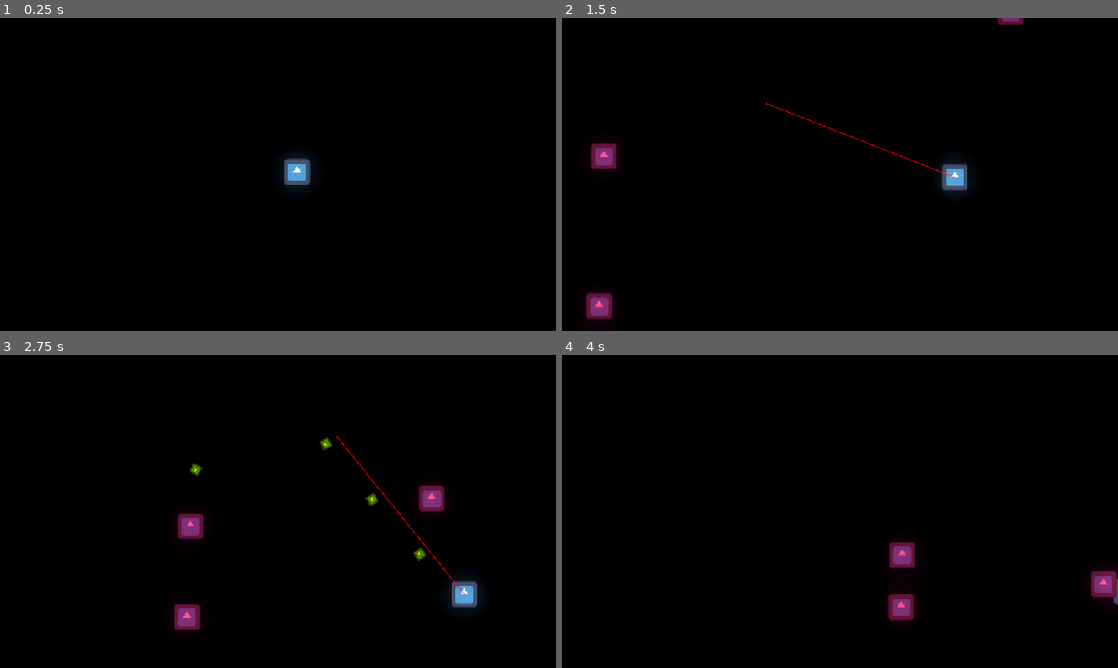
Above: before the commit, frames 1-4 (two rows, left to right).
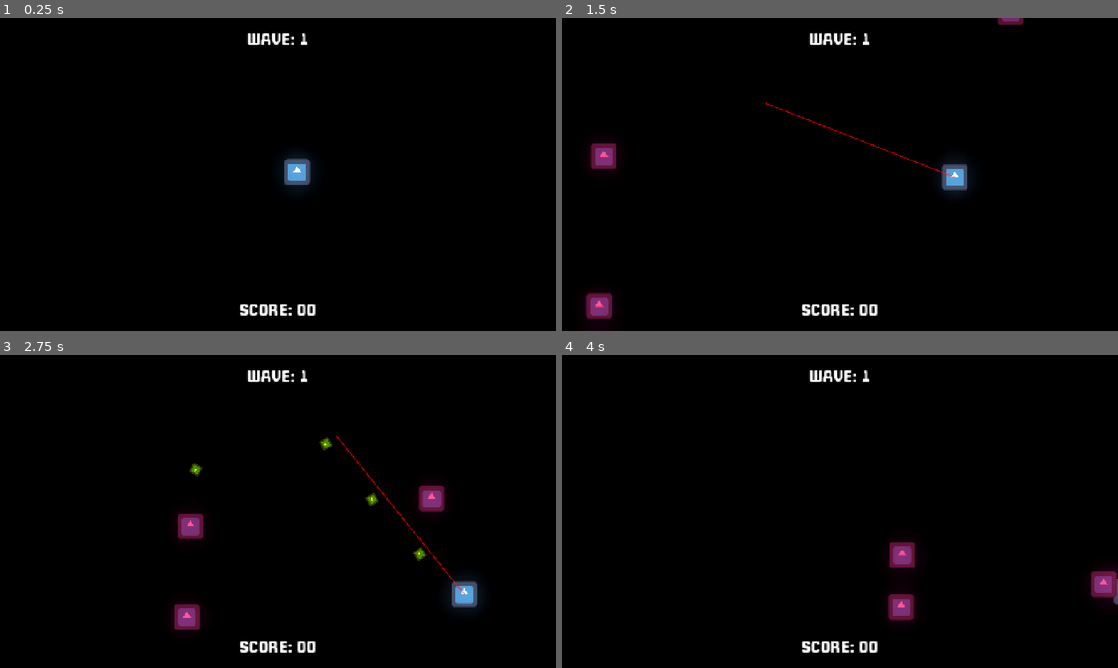
Above: after the commit, the same moments.

Repository: tarsight/01
Game: Godot game, scene res://scenes/arena.tscn
Same seed, same stepped clock (60 frames per second), same inputs: the game is played once before the commit and once after it. The engine's default icon, where the game draws it, is replaced by a stand-in: a white triangle on a blue panel in a dark square.
Inputs (mouse positions are in pixels of both pictures, inside the frame that each line leads up to):
- Up to frame 1 (0.25 s): no input
- Up to frame 2 (1.5 s): tap Enter at 0.5 s; move the mouse to (962, 158) at 0.52 s; hold D (moveRight) 0.53-1.28 s; tap L (fireMode) at 0.6 s; move the mouse to (728, 190) at 1.27 s; hold S (moveDown) from 1.28 s (still down); tap W (moveTop) at 1.35 s
- Up to frame 3 (2.75 s): move the mouse to (333, 442) at 2.02 s; release S (moveDown) at 2.03 s; press the mouse at (333, 442) at 2.03 s; hold D (moveRight) from 2.03 s (still down)
- Up to frame 4 (4 s): move the mouse to (812, 574) at 2.77 s; release the mouse at (812, 574) at 2.78 s; tap L (fireMode) at 2.85 s; move the mouse to (1006, 558) at 3.52 s; release D (moveRight) at 3.53 s; hold A (moveLeft) from 3.53 s (still down); tap W (moveTop) at 3.6 s

The runs differ from the first frame. In frame 1, 0.6% of the frame differs, in the area x 43-57%, y 4-96%; in frame 2, 0.6%; in frame 3, 0.6%; in frame 4, 0.6%.

Commit message:
feat: hud de wave e score

Diff:
--- a/prefabs/bloodParticles.tscn
+++ b/prefabs/bloodParticles.tscn
@@ -8,6 +8,7 @@
 point_count = 2
 
 [node name="BloodParticles" type="CPUParticles2D"]
+z_index = -1
 texture = ExtResource("1_kldb6")
 lifetime = 0.2
 speed_scale = 0.8
--- a/scenes/arena.tscn
+++ b/scenes/arena.tscn
@@ -1,7 +1,8 @@
-[gd_scene load_steps=4 format=3 uid="uid://uswct46weip8"]
+[gd_scene load_steps=5 format=3 uid="uid://uswct46weip8"]
 
 [ext_resource type="PackedScene" uid="uid://bnkonpqorxmky" path="res://prefabs/player.tscn" id="1_e05a3"]
 [ext_resource type="Script" uid="uid://b10vs6r3kjcc" path="res://scripts/arena.gd" id="1_olpmc"]
+[ext_resource type="FontFile" uid="uid://bdk4mnsgx2ejv" path="res://assets/fonts/wheaton-capitals/wheaton capitals.otf" id="3_olpmc"]
 
 [sub_resource type="Environment" id="Environment_wl4x5"]
 background_mode = 3
@@ -21,4 +22,53 @@
 [node name="SpawnTimer" type="Timer" parent="."]
 autostart = true
 
+[node name="HUD" type="CanvasLayer" parent="."]
+
+[node name="MarginContainer" type="MarginContainer" parent="HUD"]
+anchors_preset = 15
+anchor_right = 1.0
+anchor_bottom = 1.0
+grow_horizontal = 2
+grow_vertical = 2
+theme_override_constants/margin_left = 30
+theme_override_constants/margin_top = 30
+theme_override_constants/margin_right = 30
+theme_override_constants/margin_bottom = 30
+
+[node name="WaveLabel" type="Label" parent="HUD/MarginContainer"]
+unique_name_in_owner = true
+layout_mode = 2
+size_flags_horizontal = 4
+size_flags_vertical = 0
+theme_override_colors/font_color = Color(1, 1, 1, 1)
+theme_override_colors/font_shadow_color = Color(0.98944527, 0.87216645, 0.8691992, 0)
+theme_override_fonts/font = ExtResource("3_olpmc")
+theme_override_font_sizes/font_size = 36
+text = "WAVE: "
+horizontal_alignment = 1
+vertical_alignment = 1
+
+[node name="PlayerHPBar" type="ProgressBar" parent="HUD/MarginContainer"]
+unique_name_in_owner = true
+visible = false
+layout_mode = 2
+
+[node name="BossHPBar" type="ProgressBar" parent="HUD/MarginContainer"]
+unique_name_in_owner = true
+visible = false
+layout_mode = 2
+
+[node name="ScoreLabel" type="Label" parent="HUD/MarginContainer"]
+unique_name_in_owner = true
+layout_mode = 2
+size_flags_horizontal = 4
+size_flags_vertical = 8
+theme_override_colors/font_color = Color(1, 1, 1, 1)
+theme_override_colors/font_shadow_color = Color(0.98944527, 0.87216645, 0.8691992, 0)
+theme_override_fonts/font = ExtResource("3_olpmc")
+theme_override_font_sizes/font_size = 36
+text = "SCORE: "
+horizontal_alignment = 1
+vertical_alignment = 1
+
 [connection signal="timeout" from="SpawnTimer" to="." method="_on_spawn_timer_timeout"]
--- a/scripts/arena.gd
+++ b/scripts/arena.gd
@@ -1,4 +1,8 @@
+class_name Arena
 extends Node2D
+
+@onready var scoreLabel: Label = %ScoreLabel
+@onready var waveLabel: Label = %WaveLabel
 
 @onready var player: Player = $Player
 @export var spawnMargin := 200 # margin basica de 200 pixels
@@ -18,6 +22,9 @@
 
 func _ready():
 	spawnWave()
+	waveLabel.text = "WAVE: "+ str(currentWave)
+	updateScoreLabel(Global.score)
+	Global.scoreUpdate.connect(updateScoreLabel)
 
 func onEnemyExit(enemy):
 	if enemy in activeEnemies:
@@ -30,6 +37,7 @@
 	if isSpawning:
 		return
 	isSpawning = true
+	waveLabel.text = "WAVE: "+ str(currentWave)
 	print("Iniciando spawn da wave:" + str(currentWave))
 	for enemy in enemiesPerWave:
 		spawnEnemy()
@@ -70,5 +78,5 @@
 	var spawnPos = playerPos + Vector2.RIGHT.rotated(angle) * spawnDistance
 	return spawnPos
 
-#func _on_spawn_timer_timeout() -> void:
-	#spawnEnemy()
+func updateScoreLabel(score):
+	scoreLabel.text = "SCORE: " + str("%02d" %Global.score)
--- a/scripts/enemy.gd
+++ b/scripts/enemy.gd
@@ -4,6 +4,7 @@
 var originalColor = Color.WHITE # placeholder para atribuir dps no ready
 const BLOOD_PARTICLES = preload("uid://dodcn7r7l4qra")
 
+@export var scorePoints := 10
 var player = null
 # status
 @export var hp := 3
@@ -53,4 +54,5 @@
 		bloodInstance.global_position = global_position
 		bloodInstance.rotation = direction.angle() * PI
 		queue_free() # trocar por object pooling, so DESTROY objeto se quando nao for mais usado
+		Global.score += scorePoints # scorePoints sera passado como param do evento, logo realmente ativa o evento e emite TODOS os eventos conectados ao socreUPdate signal
 	print("HP do inimigo:" + str(hp) + "; Dano causado: "+ str(amount))
--- a/scripts/global.gd
+++ b/scripts/global.gd
@@ -2,3 +2,9 @@
 extends Node
 
 var player
+signal scoreUpdate
+
+var score := 0:
+	set(value):
+		score = value
+		scoreUpdate.emit(value)
--- a/scripts/player.gd
+++ b/scripts/player.gd
@@ -1,5 +1,7 @@
 extends CharacterBody2D
 class_name Player
+
+@onready var player_hp_bar: ProgressBar = %PlayerHPBar
 
 # MOVEMENT
 @export var max_speed := 300.0
Binary file added: assets/fonts/wheaton-capitals/wheaton capitals.otf
Not shown, added: assets/fonts/wheaton-capitals/wheaton capitals.otf.import
Not shown, changed: README.md
Not shown, added: assets/fonts/wheaton-capitals/Typodermic Desktop EULA 2023.pdf
